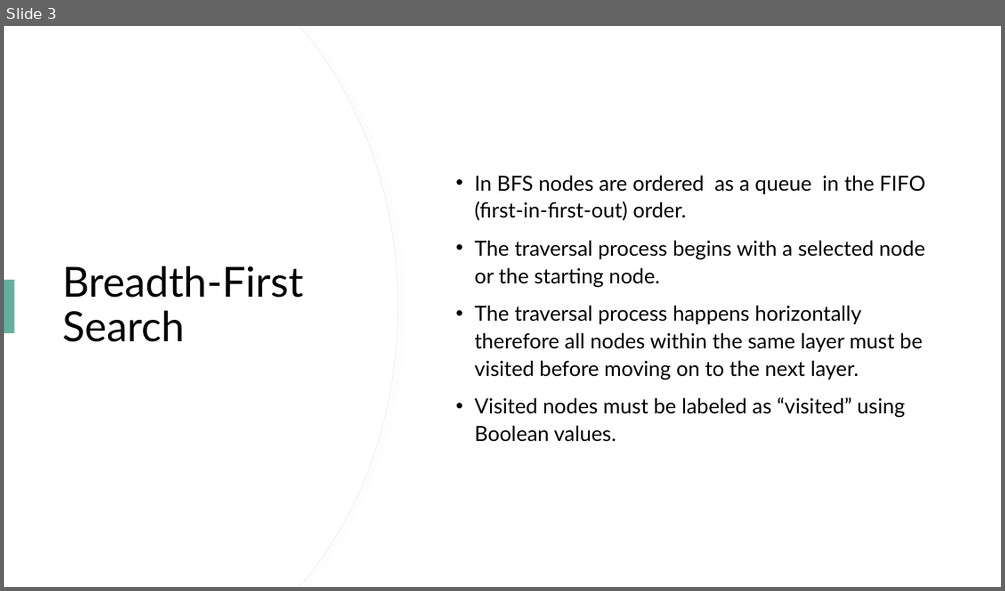
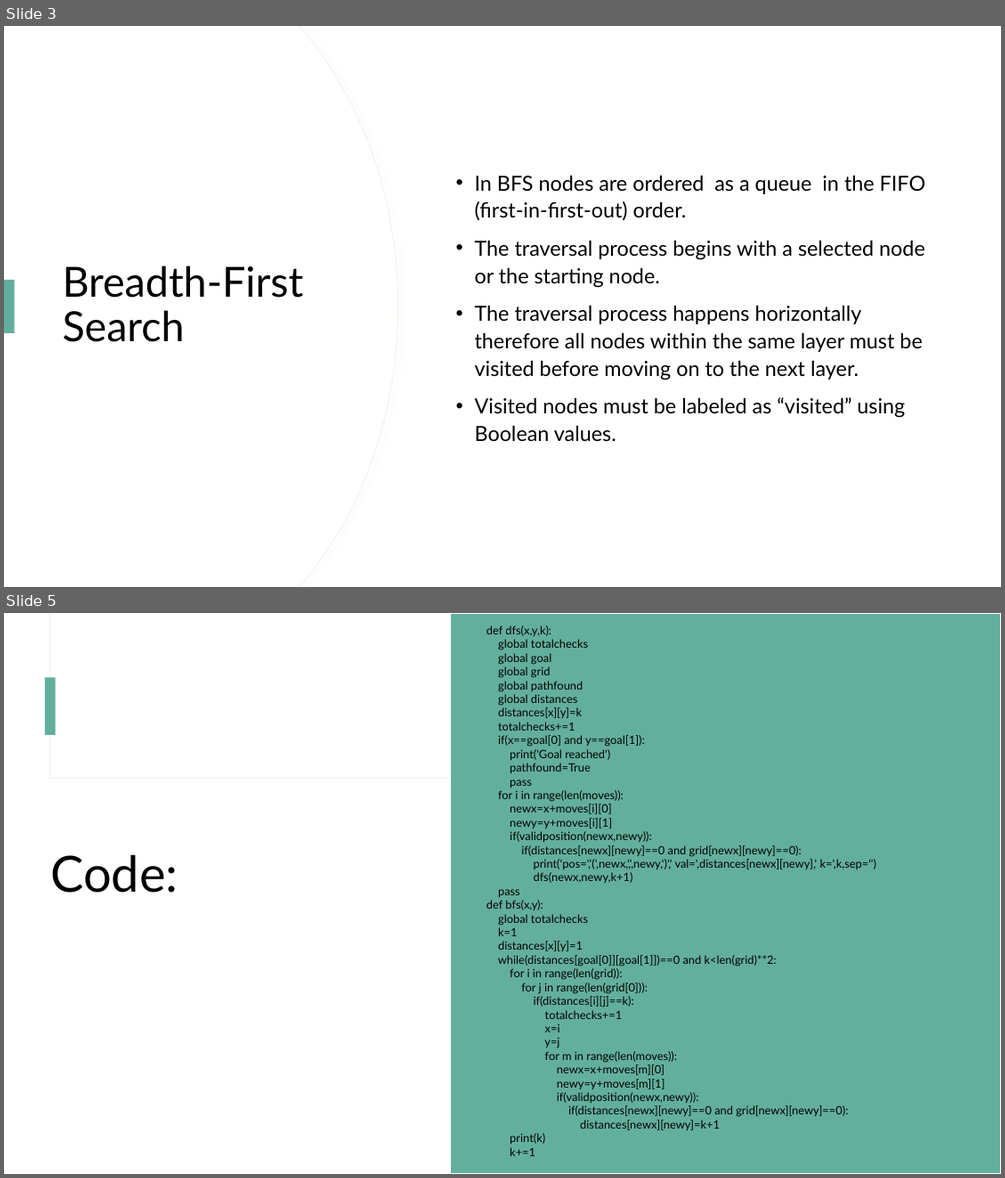
Before and after one commit to lauxpaux/Maze-Robotic-Path, a slide deck: AIAssignment2.pptx. Shown one above the other, each under a label of ours: slide 3 before the commit, slides 3 and 5 after it; the slides between them are not shown. The pictures are 1005x591 and 1005x1178 pixels, drawn with LibreOffice and Linux fonts; fonts in the diff are those of the drawing. Boxes give left, top, right and bottom in pixels: in the first picture for what was removed or moved away, otherwise in the second. Text is boxed around its words. In the diff, an @@ line names an element or a change of style, - is before the commit and + after.

```diff
--- a/AIAssignment2.pptx
+++ b/AIAssignment2.pptx
@@ slide 5 added at (4,613,1001,1174), background #FFFFFF; not listed: 2 template elements that a slide beside it also shows @@
@@ rectangle added at (451,613,1001,1174), fill #63AF9D, outline #FFFFFF 1.5 pt @@
@@ text added at (486,625,876,1156), 11 pt, text #000000 @@
+def dfs(x,y,k):
+global totalchecks
+global goal
+global grid
+global pathfound
+global distances
+distances[x][y]=k
+totalchecks+=1
+if(x==goal[0] and y==goal[1]):
+print('Goal reached')
+pathfound=True
+pass
+for i in range(len(moves)):
+newx=x+moves[i][0]
+newy=y+moves[i][1]
+if(validposition(newx,newy)):
+if(distances[newx][newy]==0 and grid[newx][newy]==0):
+print('pos=','(',newx,',',newy,')',' val=',distances[newx][newy],' k=',k,sep='')
+dfs(newx,newy,k+1)
+pass
+def bfs(x,y):
+global totalchecks
+k=1
+distances[x][y]=1
+while(distances[goal[0]][goal[1]])==0 and k<len(grid)**2:
+for i in range(len(grid)):
+for j in range(len(grid[0])):
+if(distances[i][j]==k):
+totalchecks+=1
+x=i
+y=j
+for m in range(len(moves)):
+newx=x+moves[m][0]
+newy=y+moves[m][1]
+if(validposition(newx,newy)):
+if(distances[newx][newy]==0 and grid[newx][newy]==0):
+distances[newx][newy]=k+1
+print(k)
+k+=1
@@ rectangle added at (45,677,56,735), fill #63AF9D @@
@@ title added at (50,854,178,892), 48 pt, text #000000 @@
+Code:
```
Also in this commit, not shown: 2 slides changed, 10 other slides added, 4 slides removed.
